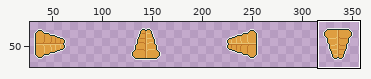
One commit to this sprite sheet: assets/sprites/drafts/tail_v2.png. The picture above shows the old version from afar; the outline marks the close-up.
Close-up. Before the commit:
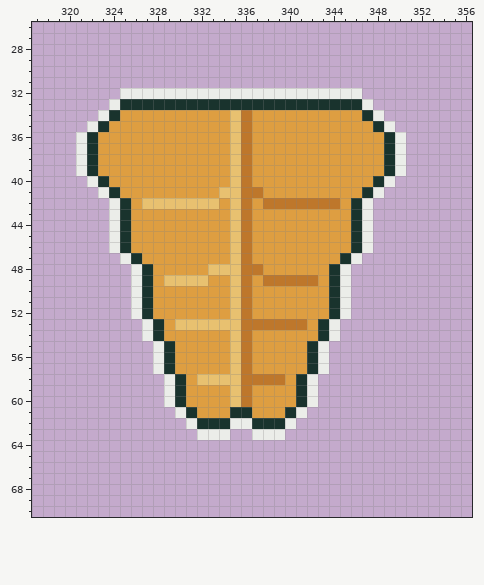
The file is 384x96 pixels. Shown: x 317..356, y 26..70. The wide view leaves out empty margins.
The result:
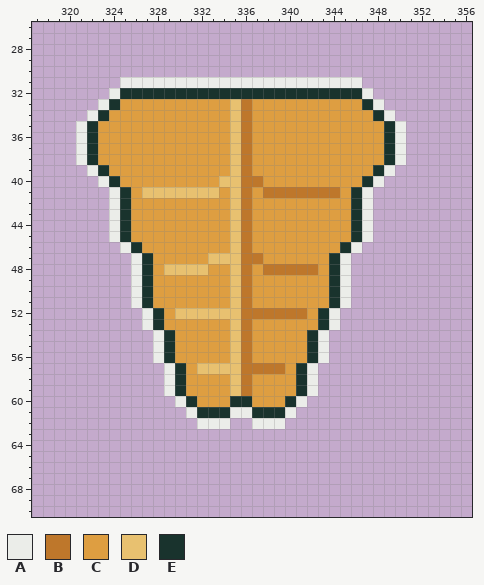
Palette (. is transparent): A #ebede9  B #be772b  C #de9e41  D #e8c170  E #19332d
The edit:
{"y":31,"x":325,"old":"......................","new":"AAAAAAAAAAAAAAAAAAAAAA"}
{"y":32,"x":324,"old":".AAAAAAAAAAAAAAAAAAAAAA.","new":"AEEEEEEEEEEEEEEEEEEEEEEA"}
{"y":33,"x":323,"old":".AEEEEEEEEEEEEEEEEEEEEEEA.","new":"AECCCCCCCCCCDBCCCCCCCCCCEA"}
{"y":34,"x":322,"old":".AE","new":"AEC"}
{"y":34,"x":347,"old":"EA.","new":"CEA"}
{"y":35,"x":321,"old":".AE","new":"AEC"}
{"y":35,"x":348,"old":"EA.","new":"CEA"}
{"y":39,"x":321,"old":"AEC","new":".AE"}
{"y":39,"x":348,"old":"CEA","new":"EA."}
{"y":40,"x":322,"old":"AEC","new":".AE"}
{"y":40,"x":334,"old":"C","new":"D"}
{"y":40,"x":337,"old":"C","new":"B"}
{"y":40,"x":347,"old":"CEA","new":"EA."}
{"y":41,"x":323,"old":"AEC","new":".AE"}
{"y":41,"x":327,"old":"CCCCCCCD","new":"DDDDDDDC"}
{"y":41,"x":337,"old":"BCCCCCCC","new":"CBBBBBBB"}
{"y":41,"x":346,"old":"CEA","new":"EA."}
{"y":42,"x":327,"old":"DDDDDDD","new":"CCCCCCC"}
{"y":42,"x":338,"old":"BBBBBBB","new":"CCCCCCC"}
{"y":46,"x":324,"old":"AEC","new":".AE"}
{"y":46,"x":345,"old":"CEA","new":"EA."}
{"y":47,"x":325,"old":"AEC","new":".AE"}
{"y":47,"x":333,"old":"CC","new":"DD"}
{"y":47,"x":337,"old":"C","new":"B"}
{"y":47,"x":344,"old":"CEA","new":"EA."}
{"y":48,"x":329,"old":"CCCCDD","new":"DDDDCC"}
{"y":48,"x":337,"old":"BCCCCC","new":"CBBBBB"}
{"y":49,"x":329,"old":"DDDD","new":"CCCC"}
{"y":49,"x":338,"old":"BBBBB","new":"CCCCC"}
{"y":52,"x":326,"old":"AEC","new":".AE"}
{"y":52,"x":330,"old":"CCCCC","new":"DDDDD"}
{"y":52,"x":337,"old":"CCCCC","new":"BBBBB"}
{"y":52,"x":343,"old":"CEA","new":"EA."}
{"y":53,"x":330,"old":"DDDDD","new":"CCCCC"}
{"y":53,"x":337,"old":"BBBBB","new":"CCCCC"}
{"y":54,"x":327,"old":"AEC","new":".AE"}
{"y":54,"x":342,"old":"CEA","new":"EA."}
{"y":57,"x":328,"old":"AEC","new":".AE"}
{"y":57,"x":332,"old":"CCC","new":"DDD"}
{"y":57,"x":337,"old":"CCC","new":"BBB"}
{"y":57,"x":341,"old":"CEA","new":"EA."}
{"y":58,"x":332,"old":"DDD","new":"CCC"}
{"y":58,"x":337,"old":"BBB","new":"CCC"}
{"y":60,"x":329,"old":"AEC","new":".AE"}
{"y":60,"x":335,"old":"DB","new":"EE"}
{"y":60,"x":340,"old":"CEA","new":"EA."}
{"y":61,"x":330,"old":"AECCCEECCCEA","new":".AEEEAAEEEA."}
{"y":62,"x":331,"old":"AEEEAAEEEA","new":".AAA..AAA."}
{"y":63,"x":332,"old":"AAA","new":"..."}
{"y":63,"x":337,"old":"AAA","new":"..."}
